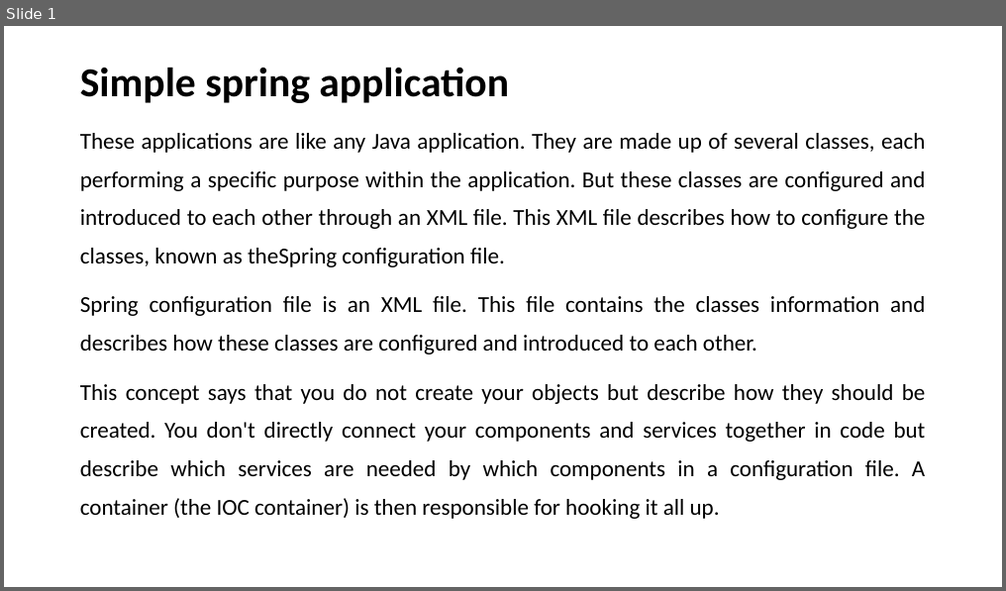
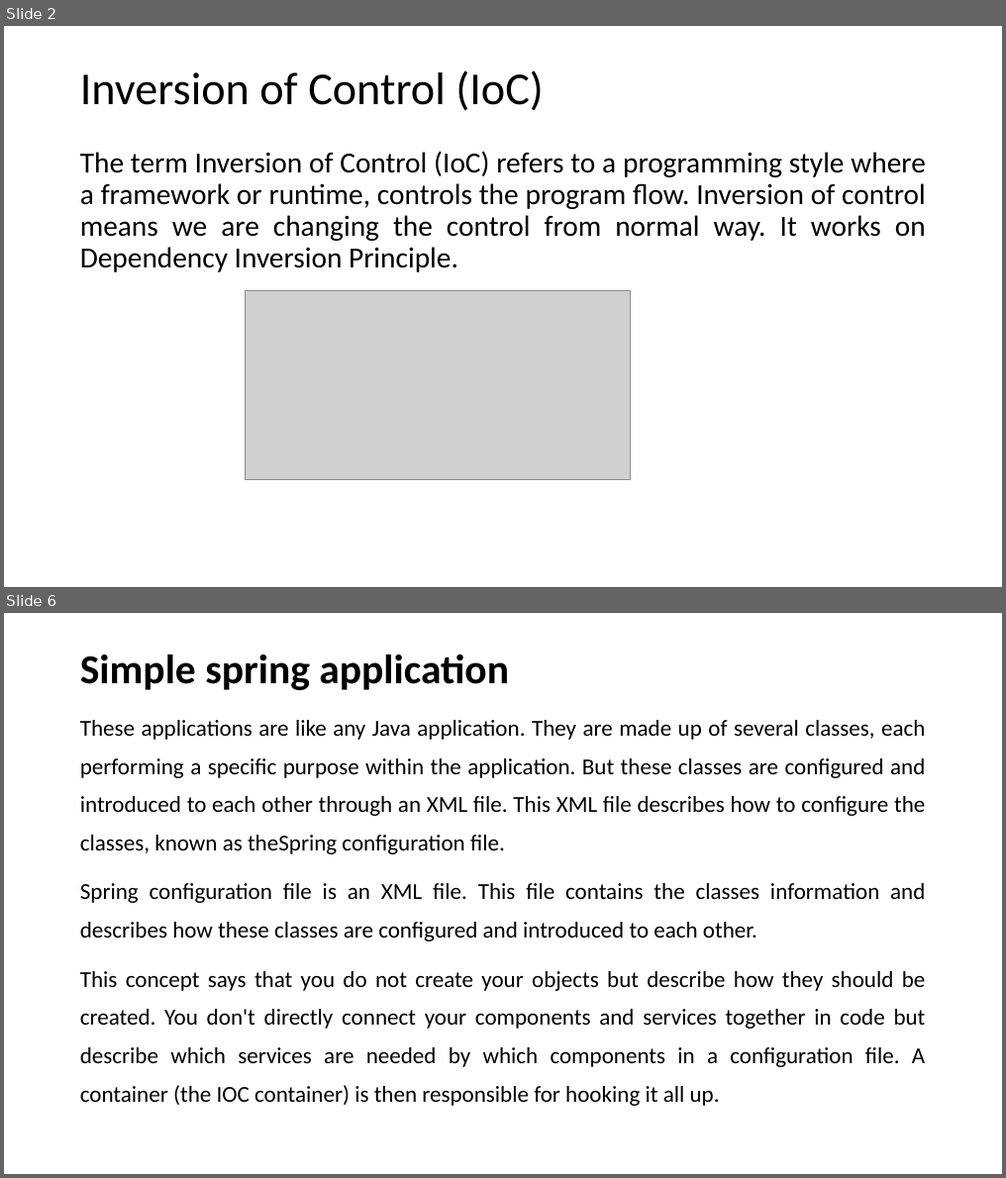
Before and after one commit to sunilkumargupta/springhibernatesession, a slide deck: task02/Spring Task02.pptx. Shown one above the other, each under a label of ours: slide 1 before the commit, slides 2 and 6 after it; the slides between them are not shown. The pictures are 1006x591 and 1006x1178 pixels, drawn with LibreOffice and Linux fonts; fonts in the diff are those of the drawing; grey boxes stand for pictures. Boxes give left, top, right and bottom in pixels: in the first picture for what was removed or moved away, otherwise in the second. Text is boxed around its words. In the diff, an @@ line names an element or a change of style, - is before the commit and + after.

```diff
--- a/task02/Spring Task02.pptx
+++ b/task02/Spring Task02.pptx
@@ slide 2 added at [4, 26, 1002, 587], background #FFFFFF @@
@@ title added at [80, 71, 544, 111], 44 pt, text #000000 @@
+Inversion of Control (IoC)
@@ text added at [80, 151, 926, 273], 28 pt, text #000000 @@
+The term Inversion of Control (IoC) refers to a programming style where a framework or runtime, controls the program flow. Inversion of control means we are changing the control from normal way. It works on Dependency Inversion Principle.
@@ picture added at [245, 291, 630, 480] @@
@@ what was slide 1 is now slide 6 @@
```
Also in this commit, not shown: 4 other slides added.
